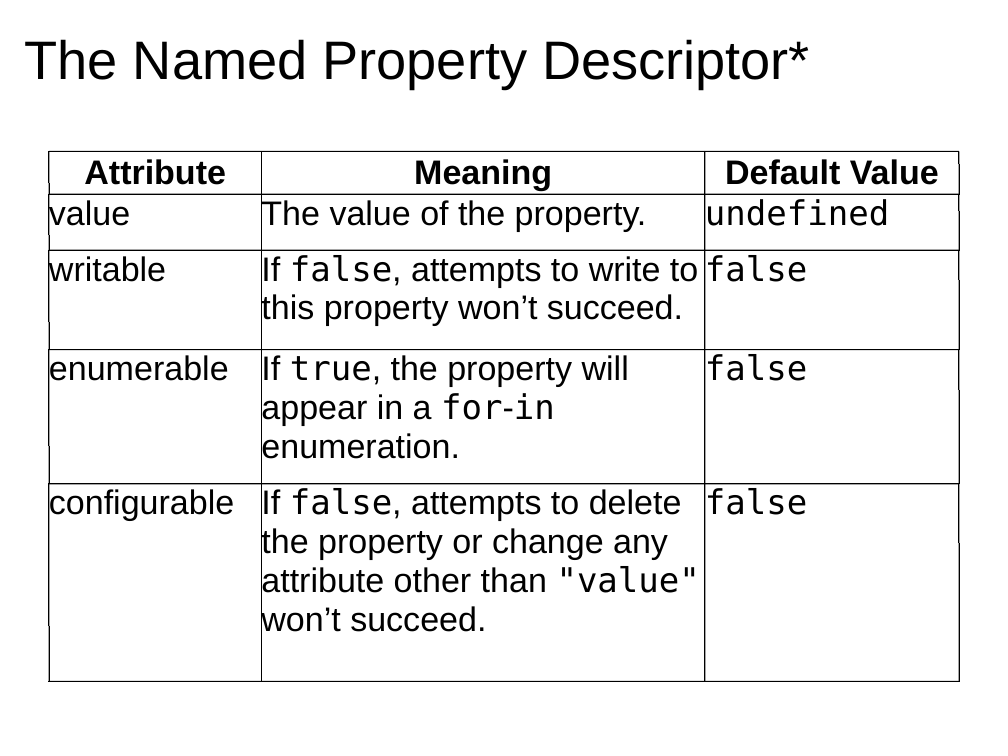
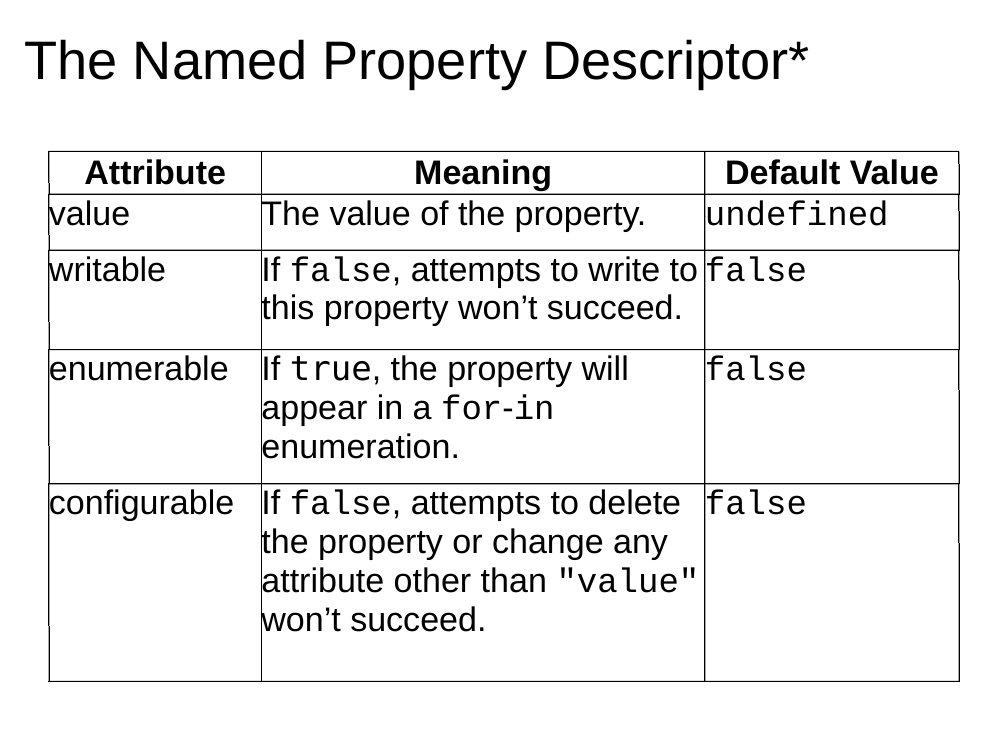
Before and after one commit to dondi/javascript-book, a slide deck: slide 27 of presentations/Chapter_7_Presentation.ppt. Drawn at 1008x756 pixels with LibreOffice and Linux fonts; fonts in the diff are those of the drawing; background and template pictures are left out. Boxes give left, top, right and bottom in pixels: in the first picture for what was removed or moved away, otherwise in the second. Text is boxed around its words. In the diff, an @@ line names an element or a change of style, - is before the commit and + after.

Commit message:
More font tweaks.

```diff
--- a/presentations/Chapter_7_Presentation.ppt
+++ b/presentations/Chapter_7_Presentation.ppt
@@ text "If false, attempts to write ..." at bbox=[261, 253, 698, 326]: font DejaVu Sans Mono to Courier New in "false," @@
@@ text "If true, the property will ..." at bbox=[261, 353, 629, 464]: font DejaVu Sans Mono to Courier New in "for-in" @@
@@ text "If false, attempts to delete ..." at bbox=[261, 487, 700, 638]: font DejaVu Sans Mono to Courier New in "false, "value"" @@
@@ font DejaVu Sans Mono to Courier New in 4 elements at bbox=[705, 200, 889, 235], bbox=[705, 256, 807, 291], bbox=[705, 355, 807, 390], bbox=[705, 490, 807, 525] @@
```
Also in this commit, not shown: 27 other slides changed.
